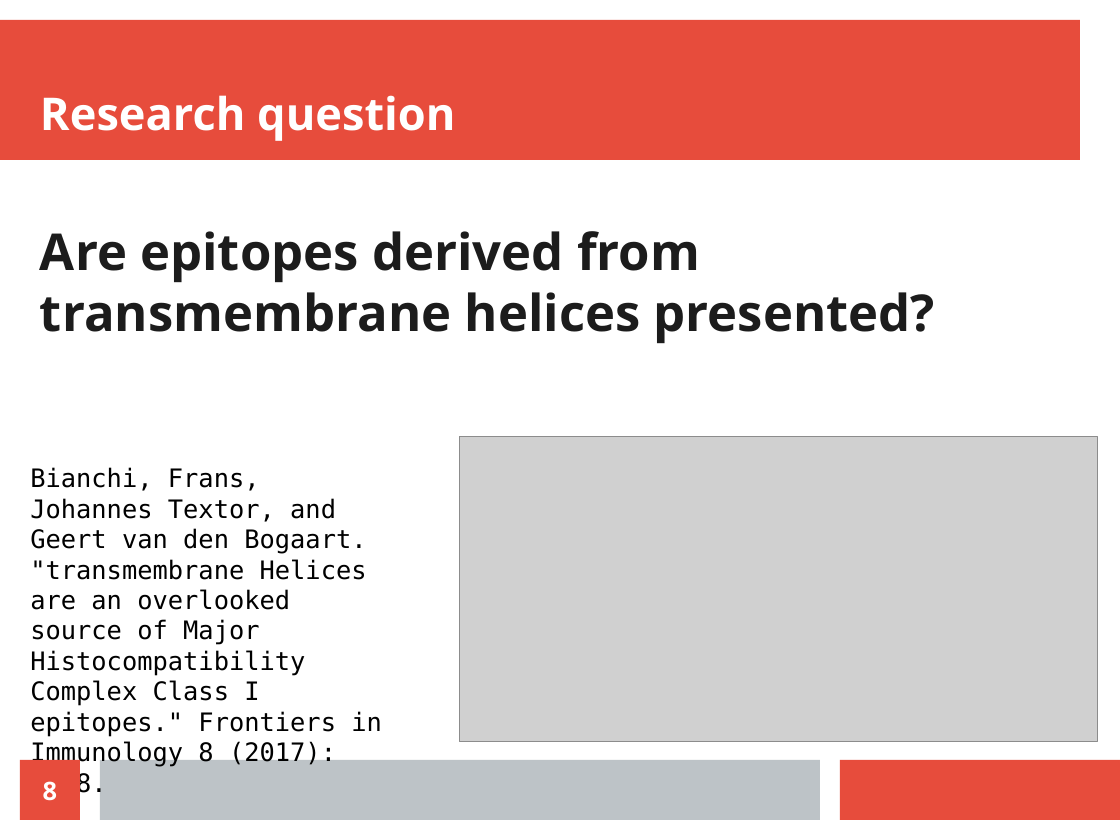
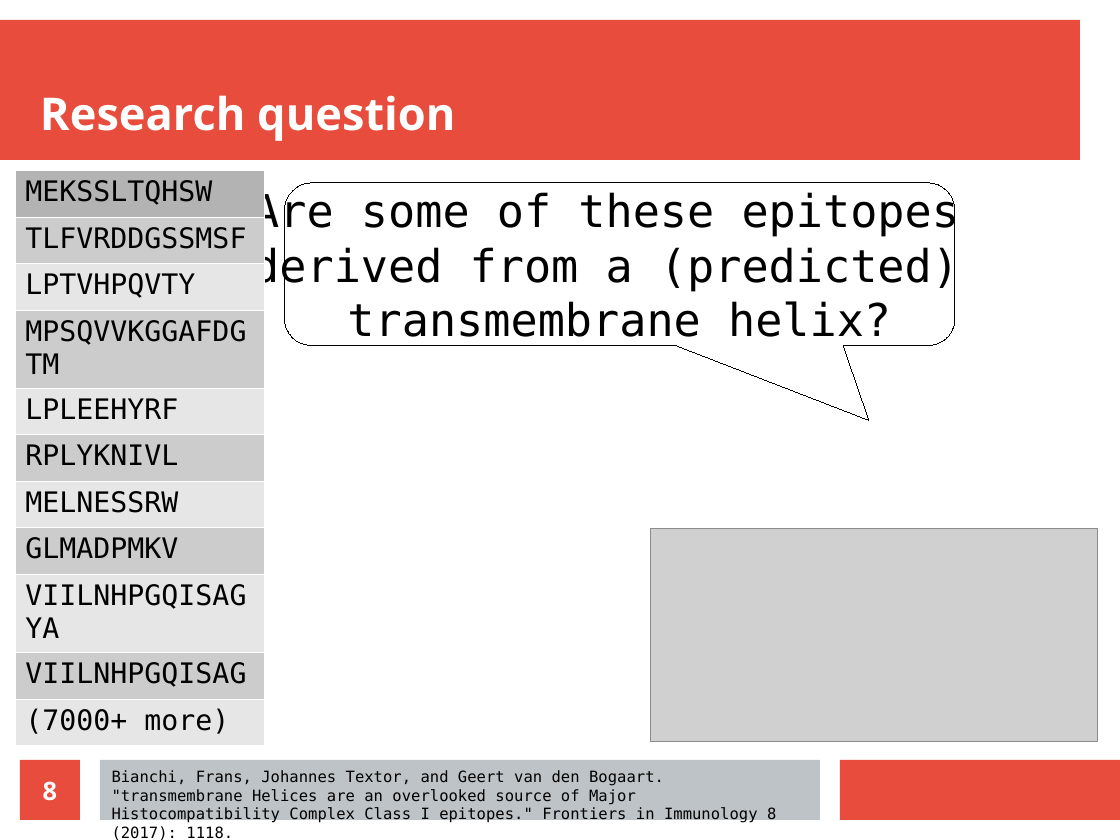
Before and after one commit to richelbilderbeek/cellbio_presentation_20210201, a slide deck: slide 8 of cellbio_presentation_20210201.odp. Drawn at 1120x840 pixels with LibreOffice and Linux fonts; fonts in the diff are those of the drawing; grey boxes stand for pictures. Boxes give left, top, right and bottom in pixels: in the first picture for what was removed or moved away, otherwise in the second. Text is boxed around its words. In the diff, an @@ line names an element or a change of style, - is before the commit and + after.

```diff
--- a/cellbio_presentation_20210201.odp
+++ b/cellbio_presentation_20210201.odp
@@ table added at (15,171,264,742), 11 rows, 1 columns @@
+MEKSSLTQHSW
+TLFVRDDGSSMSF
+LPTVHPQVTY
+MPSQVVKGGAFDGTM
+LPLEEHYRF
+RPLYKNIVL
+MELNESSRW
+GLMADPMKV
+VIILNHPGQISAGYA
+VIILNHPGQISAG
+(7000+ more)
@@ rounded speech box added at (285,183,955,346), fill #FFFFFF, outline #000000 0 pt, 32 pt, text #000000 @@
+Are some of these epitopes
+derived from a (predicted)
+transmembrane helix?
@@ text removed at (40,231,935,344) @@
-Are epitopes derived from transmembrane helices presented?
@@ picture: place and size @@
-picture at (459,437,1098,742)
+picture at (650,528,1098,742)
@@ text "Bianchi, Frans, Johannes Textor, and ...": place and size @@
-text "Bianchi, Frans, Johannes Textor, and ..." at (30,467,382,798)
+text "Bianchi, Frans, Johannes Textor, and ..." at (112,770,776,840)
@@ text "Bianchi, Frans, Johannes Textor, and ..." at (112,770,776,840): size 18 to 11 pt @@
```
Also in this commit, not shown: 3 other slides changed.
